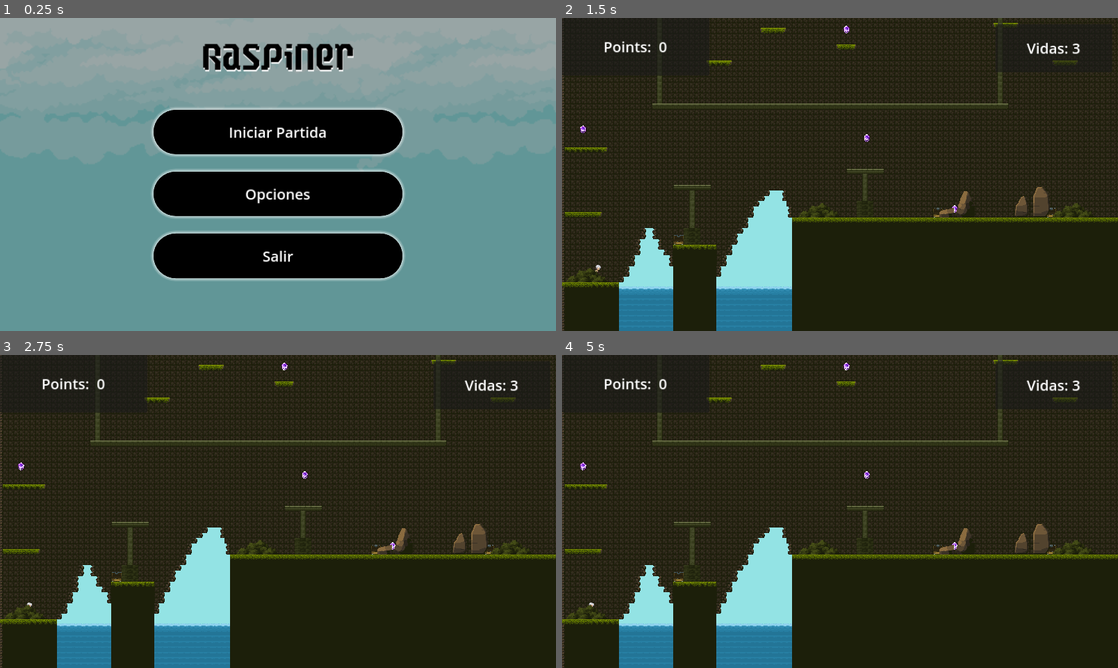
Above: before the commit, frames 1-4 (two rows, left to right).
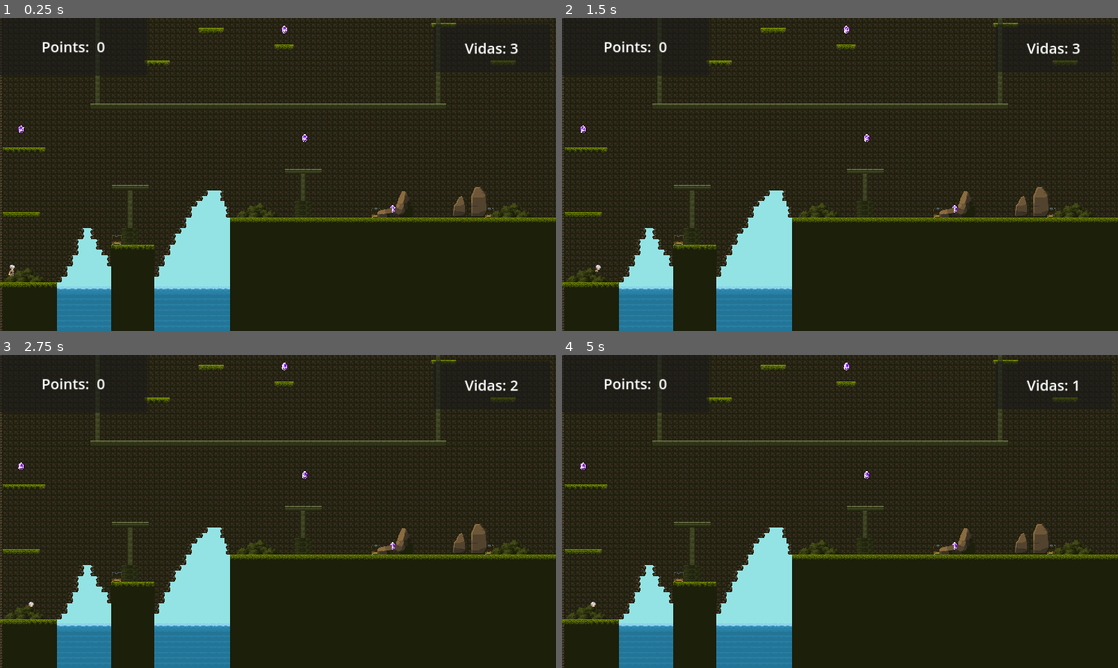
Above: after the commit, the same moments.

Repository: Marcos-Rama/PMDM
Game: Godot game, scene res://scenes/level1.tscn
The game is run twice, just before and just after one commit, with the same random seed, the same clock (stepped at 60 frames per second) and the same inputs. Before the commit the project starts from res://scenes/main_menu.tscn.
Inputs (mouse positions are in pixels of both pictures, inside the frame that each line leads up to):
- Up to frame 1 (0.25 s): no input
- Up to frame 2 (1.5 s): click (840, 130) at 0.5 s, where only the run before the commit has a clickable "Iniciar Partida"; tap Enter at 1.25 s; hold Right (ui_right) from 1.28 s (still down)
- Up to frame 3 (2.75 s): keep holding Right (ui_right); tap Space (Jump) at 1.52, 2.27 s
- Up to frame 4 (5 s): release Right (ui_right) at 2.78 s; hold Left (ui_left) 2.78-3.53 s; hold Right (ui_right) from 3.53 s (still down); tap Space (Jump) at 3.77, 4.52 s

The runs differ from the first frame. In frame 1, 100% of the frame differs, in the area x 0-100%, y 0-100%; in frame 2, less than 0.1%; in frame 3, less than 0.1%; in frame 4, less than 0.1%.

Commit message:
Cambio de respawn() para cuando se muere por una posicion a mano de inicio y que al morir se vaya ahí, reutlizando trucos de checkpoints

Diff:
--- a/godot/Juego_Godot/raspano/project.godot
+++ b/godot/Juego_Godot/raspano/project.godot
@@ -11,13 +11,14 @@
 [application]
 
 config/name="Raspano"
-run/main_scene="res://scenes/main_menu.tscn"
+run/main_scene="res://scenes/level1.tscn"
 config/features=PackedStringArray("4.3", "Forward Plus")
 config/icon="res://icon.svg"
 
 [autoload]
 
 GameManager="*res://scenes/game_manager.gd"
+Global="*res://scenes/global.gd"
 
 [display]
 
--- a/godot/Juego_Godot/raspano/scenes/game_manager.gd
+++ b/godot/Juego_Godot/raspano/scenes/game_manager.gd
@@ -15,17 +15,14 @@
 	print(lives)
 	lives -= 1
 	print(lives)
-	if lives <= 0:
-		print("Game Over!")
-	lives_label.text = "Vidas: " + str(lives)
+	if lives >= 0:
+		lives_label.text = "Vidas: " + str(lives)
+	else:
+		respawn()
 
 
 func respawn():
-	less_life()
-	 # Guardar el estado actual del jugador en el GameManager si se requiere más información.
-	if lives > 0:
 		get_tree().reload_current_scene()
 
 
-
 	 # Implementa una función como parte del respawn.
--- /dev/null
+++ b/godot/Juego_Godot/raspano/scenes/global.gd
@@ -0,0 +1,7 @@
+extends Node
+
+
+var spawn_point = Vector2(-550,225)
+
+func update_spawn(new_point):
+	spawn_point = new_point
--- a/godot/Juego_Godot/raspano/scenes/level1.tscn
+++ b/godot/Juego_Godot/raspano/scenes/level1.tscn
@@ -1,5 +1,6 @@
-[gd_scene load_steps=18 format=3 uid="uid://bnbn5p4ayf80q"]
-
+[gd_scene load_steps=19 format=3 uid="uid://bnbn5p4ayf80q"]
+
+[ext_resource type="Script" path="res://scenes/global.gd" id="1_a4iwd"]
 [ext_resource type="Texture2D" uid="uid://yy73jr1x4h2g" path="res://Assets/Background/Background.png" id="1_tempd"]
 [ext_resource type="Texture2D" uid="uid://lp40ckjlnhle" path="res://Assets/Grounds/Tiles.png" id="2_dbln2"]
 [ext_resource type="Texture2D" uid="uid://22ybboe205n" path="res://Assets/Grounds/Tree-Assets.png" id="3_5buvr"]
@@ -1542,6 +1543,9 @@
 
 [node name="Level1" type="Node2D"]
 
+[node name="Global" type="Node" parent="."]
+script = ExtResource("1_a4iwd")
+
 [node name="Respawn" type="Node2D" parent="."]
 
 [node name="Background" type="TextureRect" parent="."]
@@ -1559,6 +1563,8 @@
 
 [node name="Purple_gem2" parent="." instance=ExtResource("5_annh5")]
 position = Vector2(579, 43)
+
+[node name="Node" type="Node" parent="Purple_gem2"]
 
 [node name="Purple_gem3" parent="." instance=ExtResource("5_annh5")]
 position = Vector2(1728, 209)
--- a/godot/Juego_Godot/raspano/scenes/main_character.gd
+++ b/godot/Juego_Godot/raspano/scenes/main_character.gd
@@ -12,8 +12,11 @@
 
 
 # Define la posición inicial del personaje con un valor por defecto
-var initial_position: Vector2 = Vector2.ZERO
+var initial_position: Vector2
+var checkpoint_position
 
+func _ready():
+	self.position = Global.spawn_point
  # Cambia a la posición inicial deseada
 
 func _physics_process(delta: float) -> void:
@@ -58,4 +61,6 @@
 
 func _on_water_1_body_entered(body: Node2D) -> void:
 	if "Main_char" in body.name:
-		game_manager.respawn()# Replace with function body.
+		game_manager.less_life()
+		global_position = Global.spawn_point
+		#game_manager.respawn()# Replace with function body.
